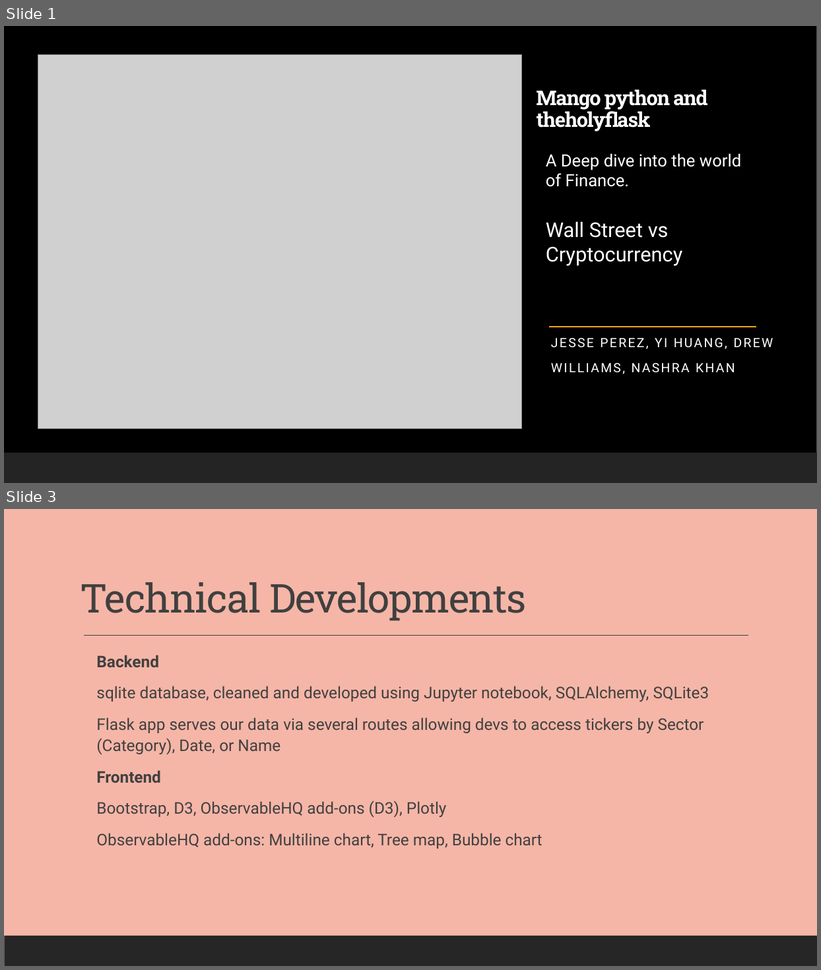
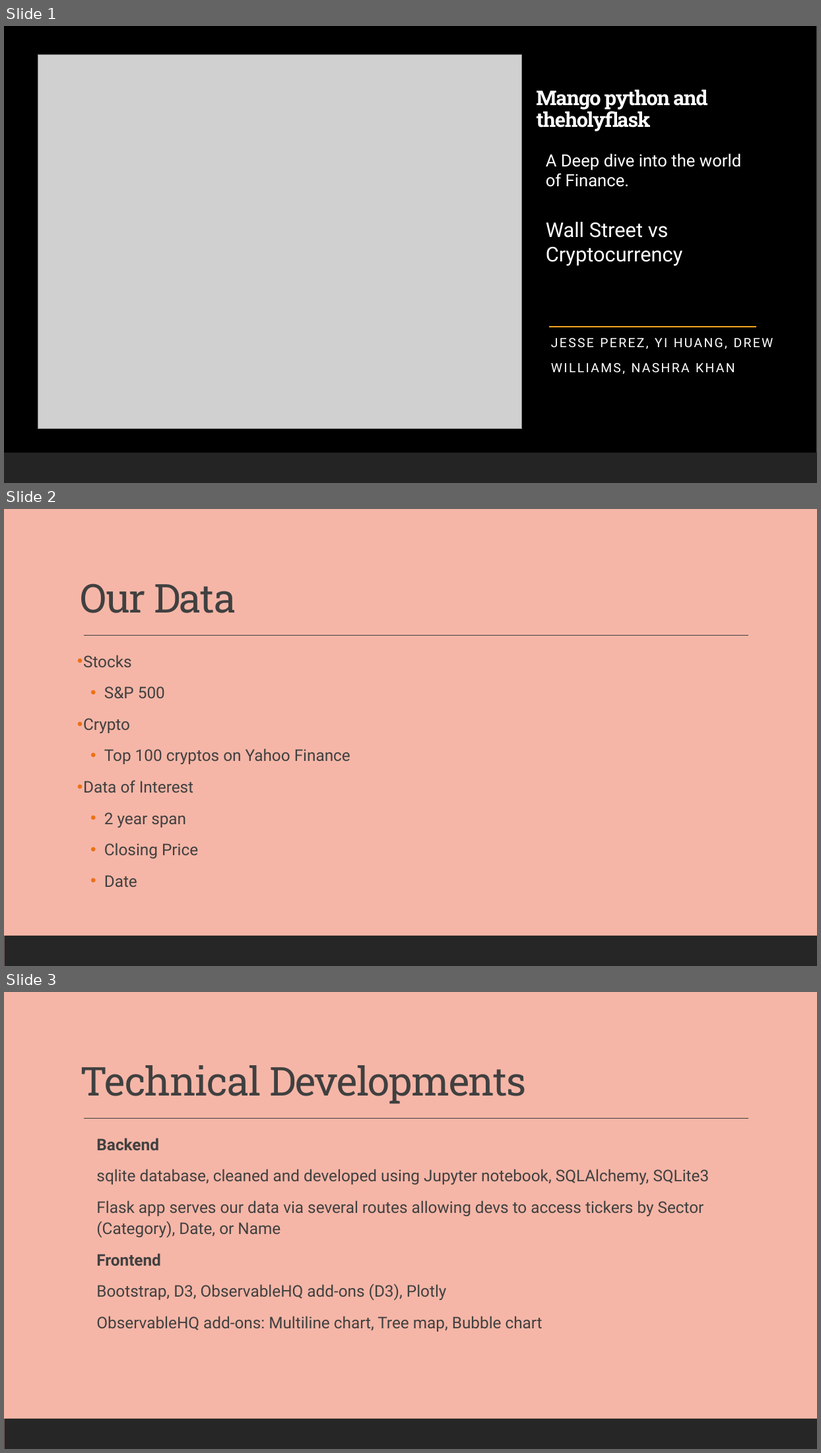
Before and after one commit to JessePRN/Project3Team_Nashra_Jesse_Yi, a slide deck: Powerpoint.pptx. Shown one above the other, each under a label of ours: slides 1 and 3 before the commit, slides 1, 2 and 3 after it; the slides between them are not shown. The pictures are 821x970 and 821x1453 pixels, drawn with LibreOffice and Linux fonts; fonts in the diff are those of the drawing; grey boxes stand for pictures. Boxes give left, top, right and bottom in pixels: in the first picture for what was removed or moved away, otherwise in the second. Text is boxed around its words. In the diff, an @@ line names an element or a change of style, - is before the commit and + after.

Commit message:
added to ppt

```diff
--- a/Powerpoint.pptx
+++ b/Powerpoint.pptx
@@ slide 2 added at bbox=[4, 509, 817, 966], background #F5B6A7; not listed: 2 template elements that a slide beside it also shows @@
@@ title added at bbox=[80, 584, 236, 613], 47 pt, text #404040 @@
+Our Data
@@ text added at bbox=[83, 655, 350, 887], 19 pt, text #404040 @@
+• Stocks
+  • S&P 500
+• Crypto
+  • Top 100 cryptos on Yahoo Finance
+• Data of Interest
+  • 2 year span
+  • Closing Price
+  • Date
```
Also in this commit, not shown: 1 slide removed, 1 other file.
